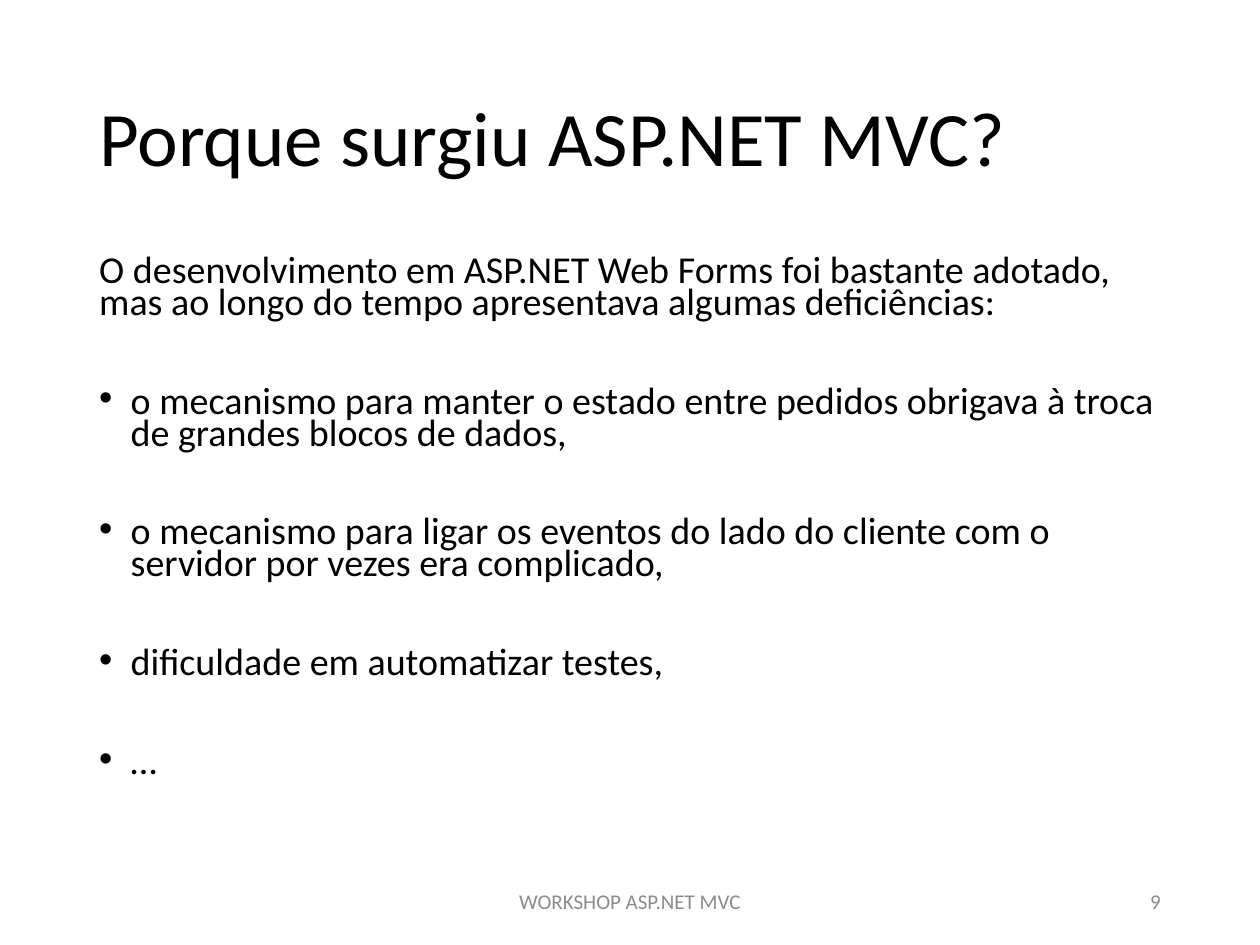
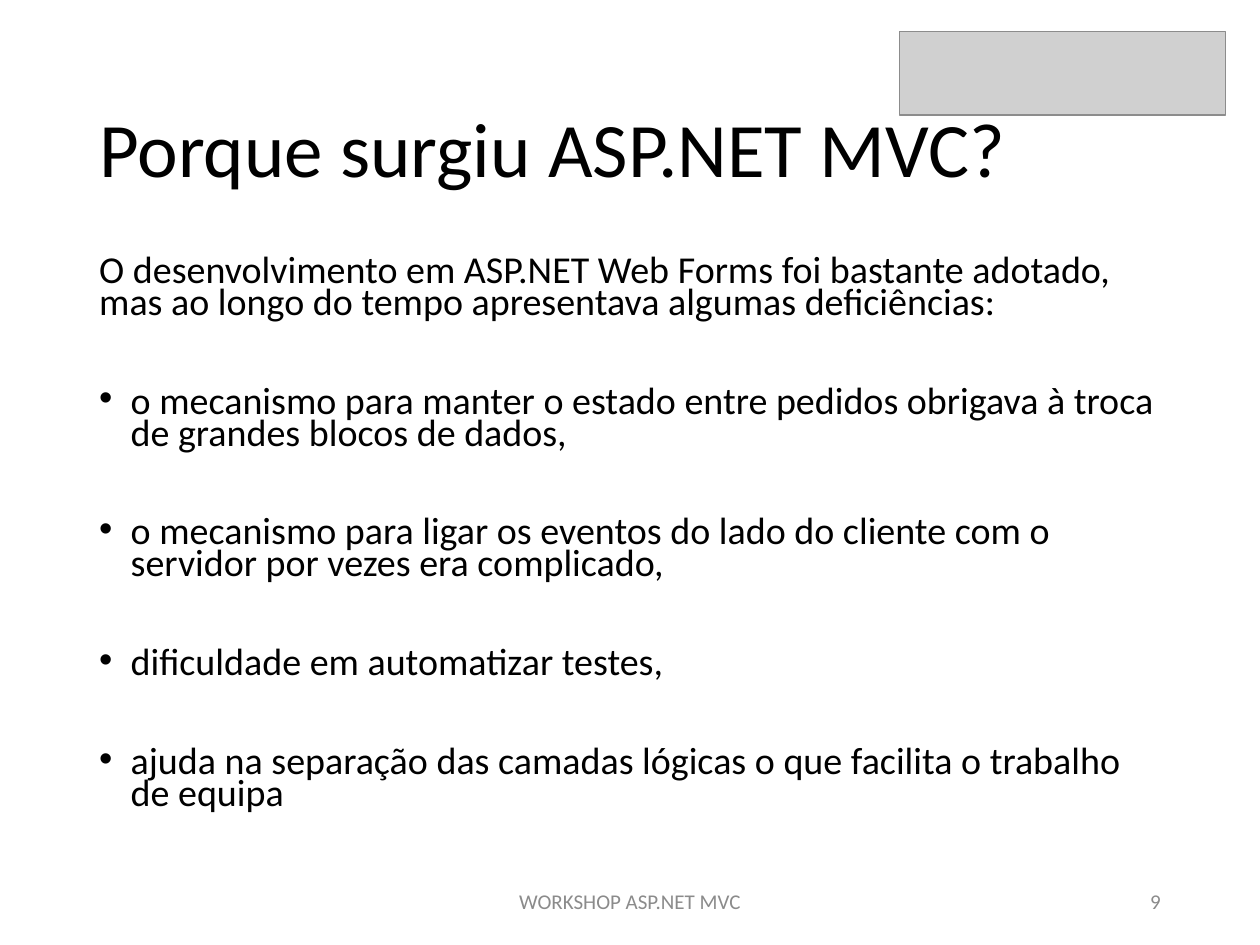
Before and after one commit to MiguelCosta/aspnet-workshop, a slide deck: slide 9 of ppt/aspnet-workshop.pptx. Drawn at 1260x945 pixels with LibreOffice and Linux fonts; fonts in the diff are those of the drawing; grey boxes stand for pictures. Boxes give left, top, right and bottom in pixels: in the first picture for what was removed or moved away, otherwise in the second. Text is boxed around its words. In the diff, an @@ line names an element or a change of style, - is before the commit and + after.

```diff
--- a/ppt/aspnet-workshop.pptx
+++ b/ppt/aspnet-workshop.pptx
@@ picture added at bbox=[900, 32, 1226, 115] @@
@@ title "Porque surgiu ASP.NET MVC?" rewrapped from bbox=[99, 113, 1006, 180] to bbox=[99, 113, 1006, 191] @@
@@ text at bbox=[131, 747, 1120, 812]: text changed @@
-• …
+• ajuda na separação das camadas lógicas o que facilita o trabalho de equipa
```
Also in this commit, not shown: 17 other slides changed, 1 slide added, 1 slide removed.
